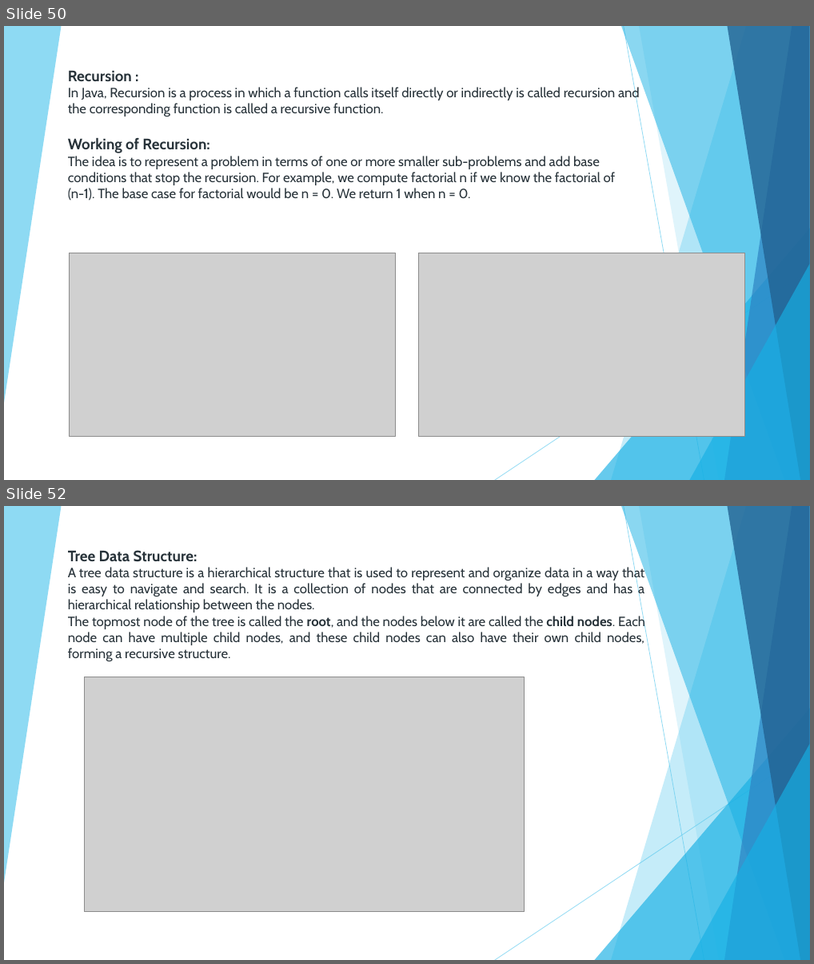
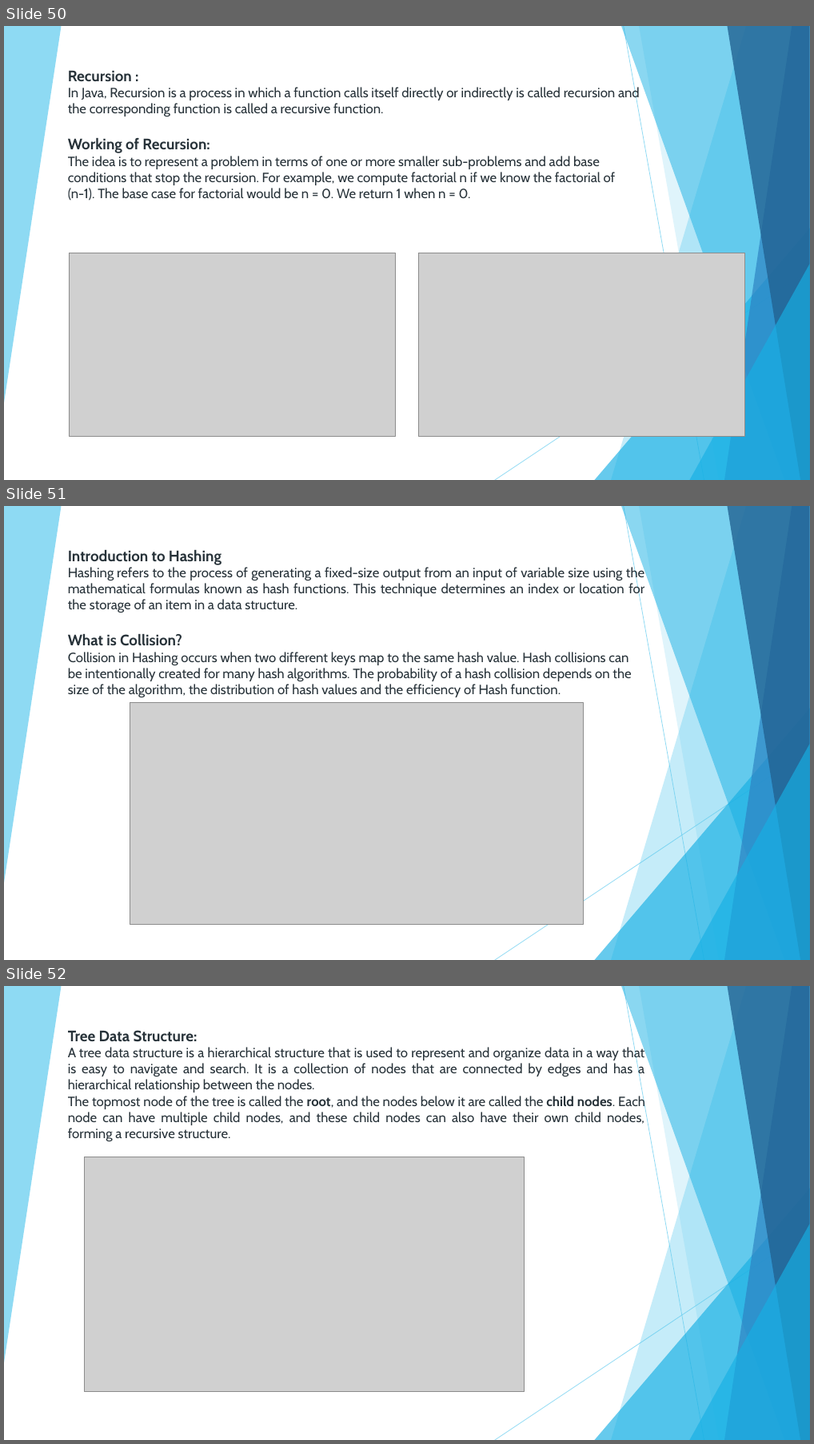
Before and after one commit to nandhakumargit/dsa, a slide deck: Notes/Data Structure and Algorithms.pptx. Shown one above the other, each under a label of ours: slides 50 and 52 before the commit, slides 50, 51 and 52 after it; the slides between them are not shown. The pictures are 814x964 and 814x1444 pixels, drawn with LibreOffice and Linux fonts; fonts in the diff are those of the drawing; grey boxes stand for pictures. Boxes give left, top, right and bottom in pixels: in the first picture for what was removed or moved away, otherwise in the second. Text is boxed around its words. In the diff, an @@ line names an element or a change of style, - is before the commit and + after.

```diff
--- a/Notes/Data Structure and Algorithms.pptx
+++ b/Notes/Data Structure and Algorithms.pptx
@@ slide 51 added at (4, 506, 810, 960), background #FFFFFF; not listed: 10 template elements that a slide beside it also shows @@
@@ text added at (68, 550, 645, 697), 16 pt, text #273239 @@
+Introduction to Hashing
+Hashing refers to the process of generating a fixed-size output from an input of variable size using the mathematical formulas known as hash functions. This technique determines an index or location for the storage of an item in a data structure.
+What is Collision?
+Collision in Hashing occurs when two different keys map to the same hash value. Hash collisions can be intentionally created for many hash algorithms. The probability of a hash collision depends on the size of the algorithm, the distribution of hash values and the efficiency of Hash function.
@@ picture added at (130, 702, 583, 924) @@
```
Also in this commit, not shown: 1 slide removed.
